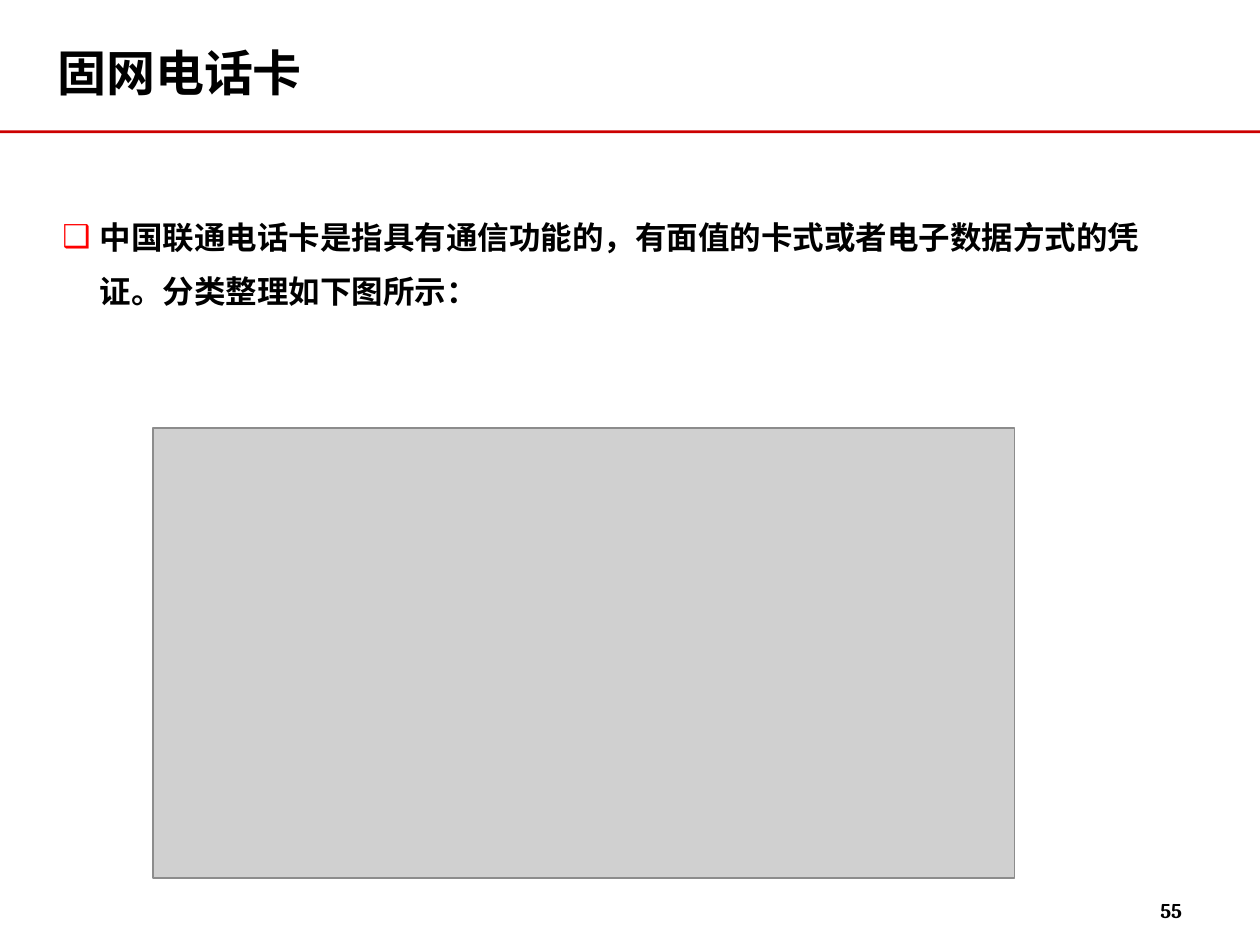
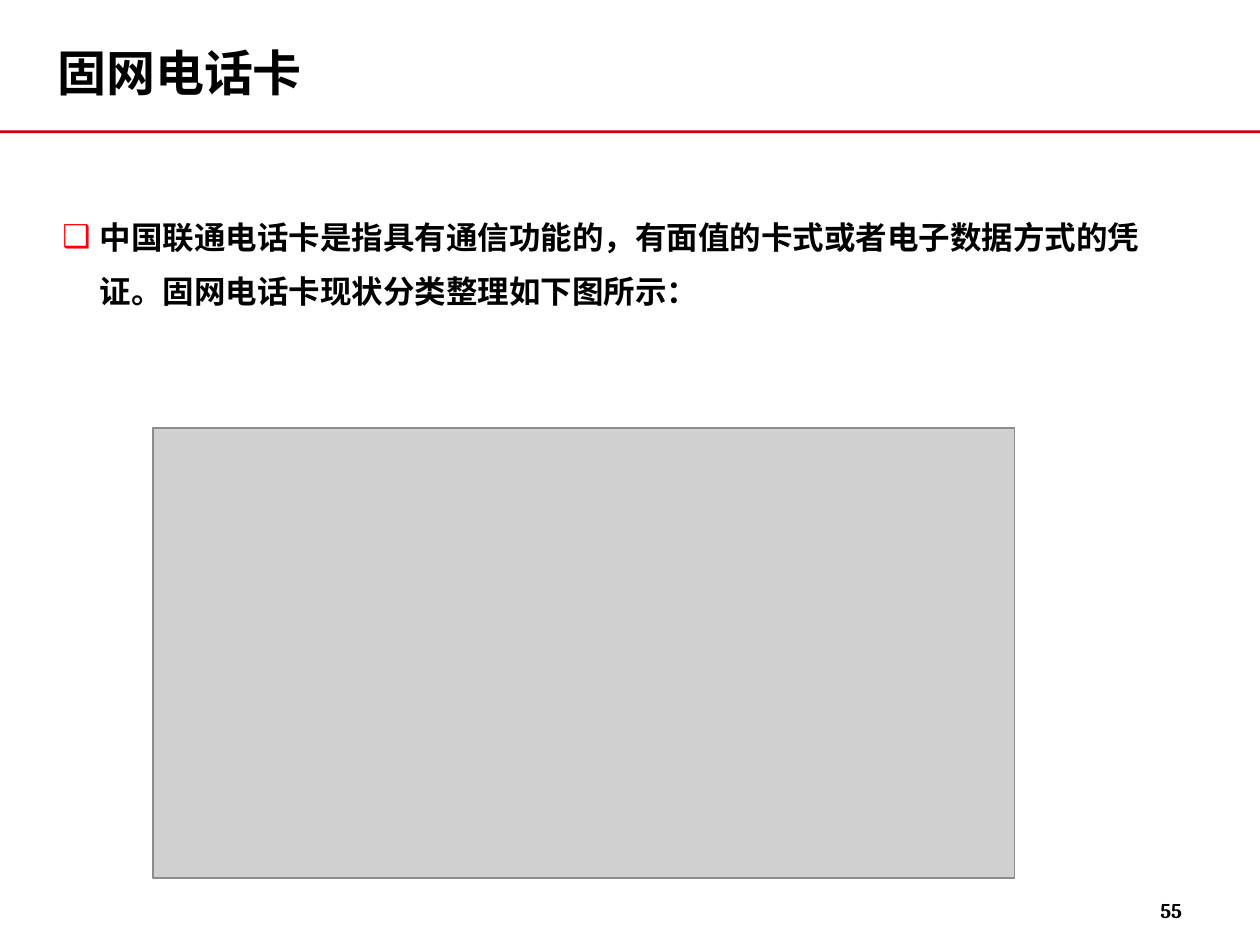
Before and after one commit to momo1101/unicardsrch, a slide deck: slide 55 of 软课题文本/软课题-中国联通电信卡业务及策略研究.ppt. Drawn at 1260x945 pixels with LibreOffice and Linux fonts; fonts in the diff are those of the drawing; grey boxes stand for pictures; background and template pictures are left out. Boxes give left, top, right and bottom in pixels: in the first picture for what was removed or moved away, otherwise in the second. Text is boxed around its words. In the diff, an @@ line names an element or a change of style, - is before the commit and + after.

```diff
--- a/软课题文本/软课题-中国联通电信卡业务及策略研究.ppt
+++ b/软课题文本/软课题-中国联通电信卡业务及策略研究.ppt
@@ text at [100, 222, 1140, 306]: text changed @@
-❑ 中国联通电话卡是指具有通信功能的，有面值的卡式或者电子数据方式的凭证。分类整理如下图所示：
+❑ 中国联通电话卡是指具有通信功能的，有面值的卡式或者电子数据方式的凭证。固网电话卡现状分类整理如下图所示：
```
Also in this commit, not shown: 5 other slides changed, 5 slides added, 1 slide removed.
